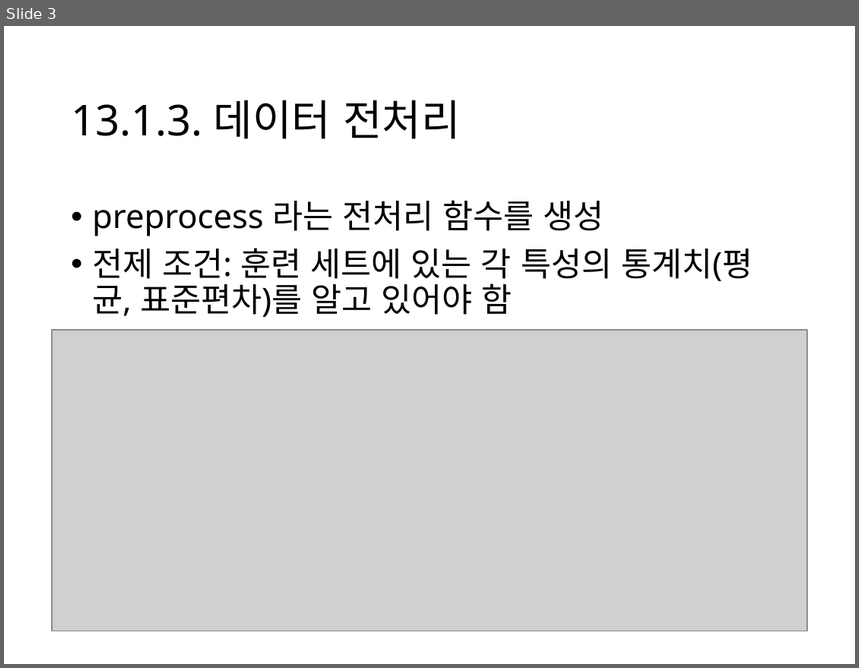
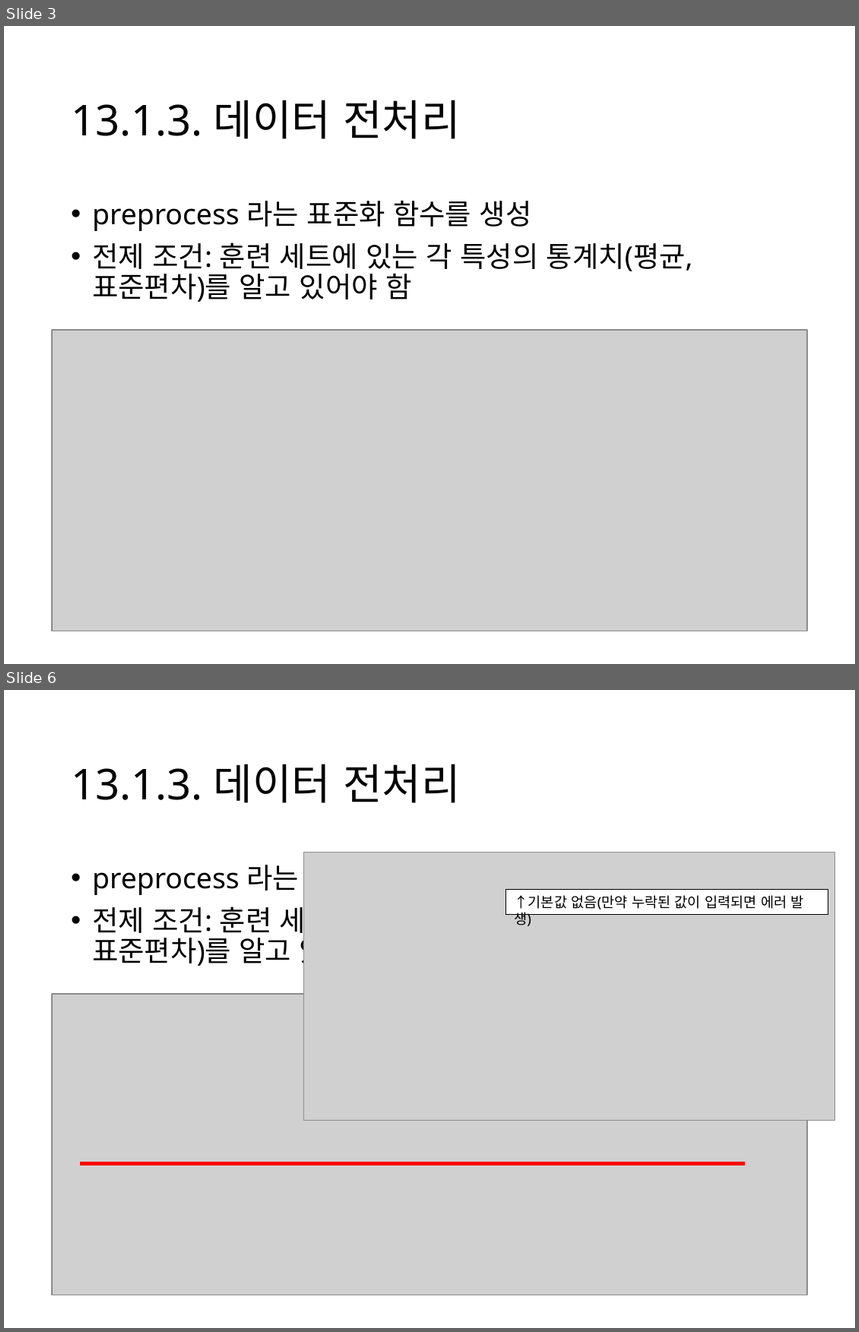
Before and after one commit to Kwan-Gu/data_science, a slide deck: ML/HandsOn/13/13_1_3_데이터전처리.pptx. Shown one above the other, each under a label of ours: slide 3 before the commit, slides 3 and 6 after it; the slides between them are not shown. The pictures are 859x668 and 859x1332 pixels, drawn with LibreOffice and Linux fonts; fonts in the diff are those of the drawing; grey boxes stand for pictures. Boxes give left, top, right and bottom in pixels: in the first picture for what was removed or moved away, otherwise in the second. Text is boxed around its words. In the diff, an @@ line names an element or a change of style, - is before the commit and + after.

Commit message:
Create 13_1_3_데이터전처리

```diff
--- a/ML/HandsOn/13/13_1_3_데이터전처리.pptx
+++ b/ML/HandsOn/13/13_1_3_데이터전처리.pptx
@@ slide 6 added at <box>4,690,855,1328</box>, background #FFFFFF @@
@@ title added at <box>71,764,461,803</box>, 36 pt, text #000000 @@
+13.1.3. 데이터 전처리
@@ text added at <box>92,865,538,969</box>, 24 pt, text #000000 @@
+• preprocess 라는 표준화 함수를 생성
+• 전제 조건: 훈련 세트에 있는 각 특성의 통계치(평균, 표준편차)를 알고 있어야 함
@@ picture added at <box>303,853,835,1121</box> @@
@@ rectangle added at <box>506,889,828,915</box>, fill #FFFFFF, outline #000000 0.75 pt, 12 pt, text #000000 @@
+↑기본값 없음(만약 누락된 값이 입력되면 에러 발생)
@@ picture added at <box>52,994,807,1295</box> @@
@@ line added from (80, 1164) to (744, 1164), #FF0000 3 pt @@
@@ slide 3 changed as well @@
@@ text at <box>92,201,532,231</box>: text changed; size 28 to 24 pt @@
-• preprocess 라는 전처리 함수를 생성
+• preprocess 라는 표준화 함수를 생성
@@ text at <box>92,243,693,302</box>: size 28 to 24 pt in "전제 조건: 훈련 세트에 있는 각 특성의 ..." @@
```
Also in this commit, not shown: 2 other slides changed, 11 other slides added, 2 other files.
